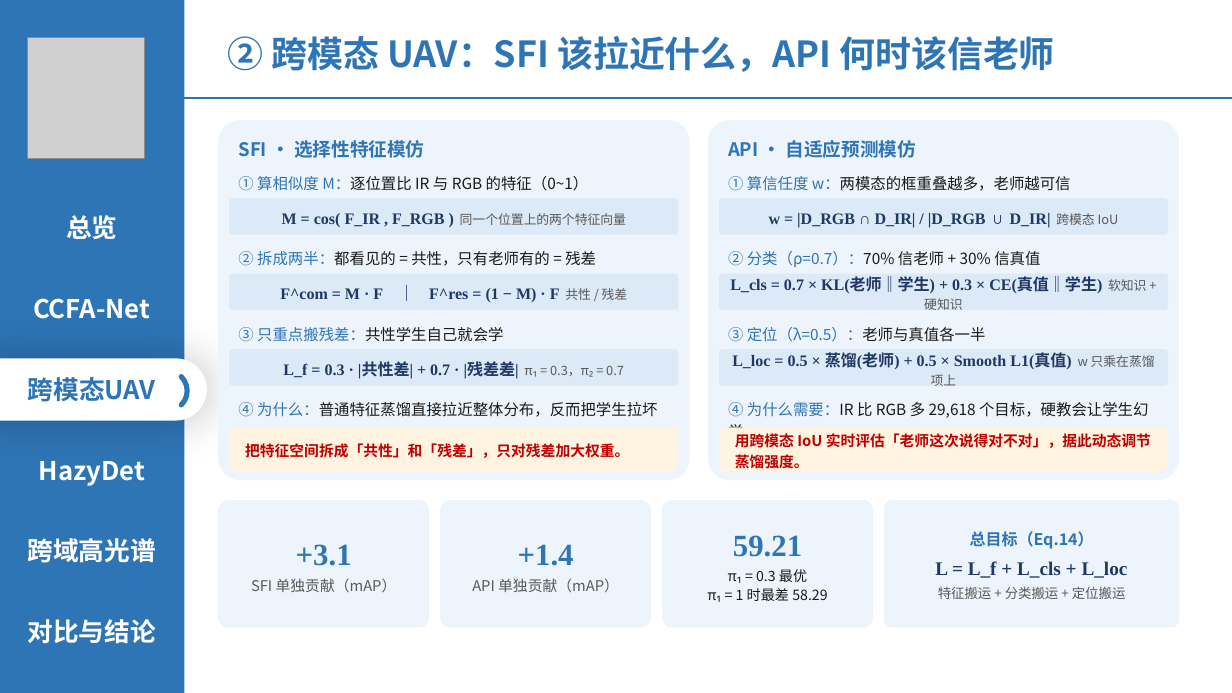
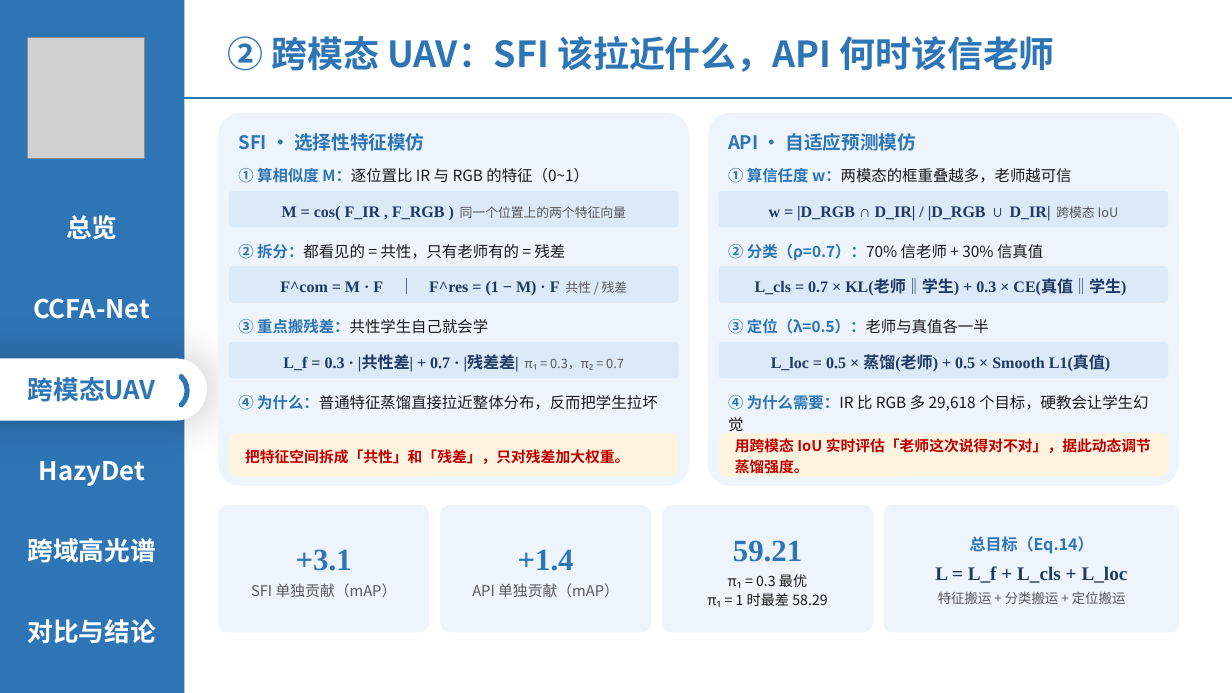
Before and after one commit to 139876/paper-notes, a slide deck: slide 9 of 论文精读/3-HazyDet精读/附件/四篇论文-组会汇报.pptx. Drawn at 1232x693 pixels with LibreOffice and Linux fonts; fonts in the diff are those of the drawing; grey boxes stand for pictures. Boxes give left, top, right and bottom in pixels: in the first picture for what was removed or moved away, otherwise in the second. Text is boxed around its words. In the diff, an @@ line names an element or a change of style, - is before the commit and + after.

```diff
--- a/论文精读/3-HazyDet精读/附件/四篇论文-组会汇报.pptx
+++ b/论文精读/3-HazyDet精读/附件/四篇论文-组会汇报.pptx
@@ rounded rectangle: place and size @@
-rounded rectangle at <box>218,120,689,481</box>
+rounded rectangle at <box>218,113,689,486</box>
@@ rounded rectangle: place and size @@
-rounded rectangle at <box>708,120,1179,481</box>
+rounded rectangle at <box>708,113,1179,486</box>
@@ text "① 算相似度 M：逐位置比 IR 与 ..." at <box>238,168,589,183</box>: bold on in "① 算相似度 M：逐位置比" @@
@@ text "① 算信任度 w：两模态的框重叠越多，老师越可信" at <box>728,168,1072,183</box>: bold on in "① 算信任度 w：两模态的框重叠越多，老师越可信" @@
@@ text "② 分类（ρ=0.7）：70% 信老师 + 30% ..." at <box>728,244,1043,260</box>: bold on in "② 分类（ρ=0.7）：70%" @@
@@ text at <box>238,244,566,259</box>: text changed @@
-② 拆成两半：都看见的 = 共性，只有老师有的 = 残差
+② 拆分：都看见的 = 共性，只有老师有的 = 残差
@@ 4 rounded rectangles, 2 texts: place and size @@
-4 rounded rectangles, 2 texts at <box>229,199,1168,418</box>
+4 rounded rectangles, 2 texts at <box>229,191,1168,431</box>
@@ text in rounded rectangle at <box>755,279,1126,295</box>: text changed @@
-L_cls = 0.7 × KL(老师‖学生) + 0.3 × CE(真值‖学生) 软知识 + 硬知识
+L_cls = 0.7 × KL(老师‖学生) + 0.3 × CE(真值‖学生)
@@ text at <box>238,319,488,334</box>: text changed @@
-③ 只重点搬残差：共性学生自己就会学
+③ 重点搬残差：共性学生自己就会学
@@ text "③ 定位（λ=0.5）：老师与真值各一半" at <box>728,319,989,334</box>: bold on in "③ 定位（λ=0.5）：老师与真值各一半" @@
@@ 6 texts, 2 rounded rectangles: place and size @@
-6 texts, 2 rounded rectangles at <box>229,140,1168,385</box>
+6 texts, 2 rounded rectangles at <box>229,133,1168,378</box>
@@ text in rounded rectangle at <box>771,354,1110,371</box>: text changed @@
-L_loc = 0.5 × 蒸馏(老师) + 0.5 × Smooth L1(真值) w 只乘在蒸馏项上
+L_loc = 0.5 × 蒸馏(老师) + 0.5 × Smooth L1(真值)
@@ text "④ 为什么：普通特征蒸馏直接拉近整体分布，反而把学生拉坏" at <box>238,395,657,410</box>: bold on in "④ 为什么：普通特征蒸馏直接拉近整体分布，反而把学生拉坏" @@
@@ text "④ 为什么需要：IR 比 RGB 多 ..." at <box>728,395,1148,431</box>: bold on in "④ 为什么需要：IR" @@
@@ 6 rounded rectangles: place and size @@
-6 rounded rectangles at <box>218,428,1180,628</box>
+6 rounded rectangles at <box>218,433,1180,633</box>
```
Also in this commit, not shown: 5 other slides changed.
